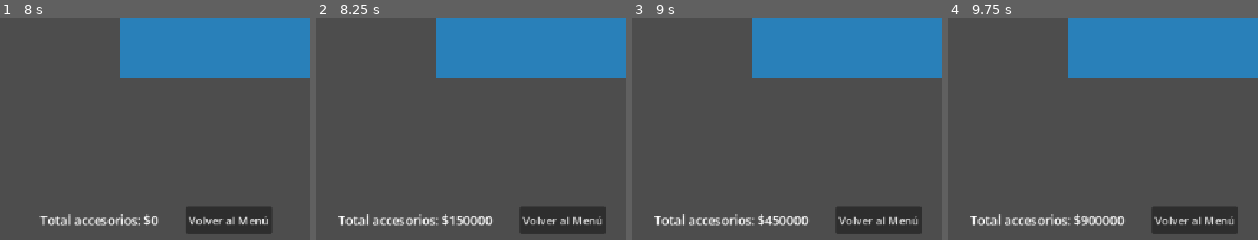
Above: before the commit, frames 1-4 (left to right).
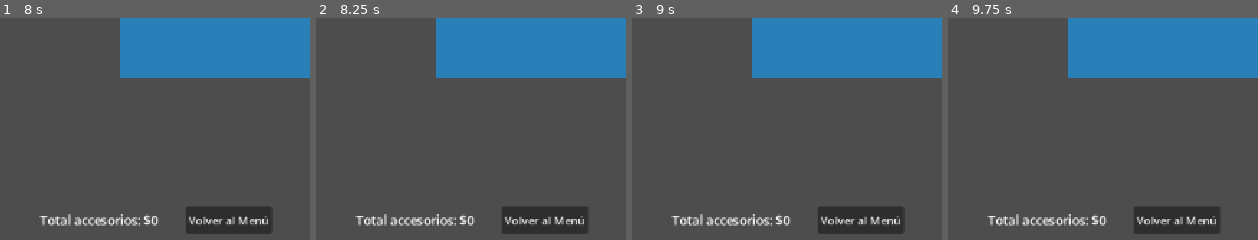
Above: after the commit, the same moments.

Repository: ChampuLuminoso/configurador-motos-godot
Game: Godot game, scene res://src/core/main_app.tscn
Two runs of this game, one before a commit and one after it. Both use one fixed random seed, a clock stepped at 60 frames per second and the inputs below.
Inputs:
- Up to frame 1 (8 s): click "Créditos" at 0.5 s; click "Volver al Menú" at 1.25 s; click "Créditos" at 2 s; click "Volver al Menú" at 2.75 s; click "Créditos" at 3.5 s; click "Volver al Menú" at 4.25 s; click "Configurar mi moto" at 5 s; click "Negro" at 5.75 s; click "Rojo" at 6.5 s; click "Azul" at 7.25 s
- Up to frame 2 (8.25 s): click "+ Parabrisas ($150.000)" at 8 s
- Up to frame 3 (9 s): click "+ Alforjas ($300.000)" at 8.75 s
- Up to frame 4 (9.75 s): click "+ Escape Deportivo ($450.000)" at 9.5 s
The pictures show only the part of the screen within x 39-89%, y 50-100%; the shares and areas given below are measured in that part.

Frame 1 is identical in both runs. In frame 2, 3.4% of the frame differs, in the area x 7-94%, y 85-98%; in frame 3, 3.4%; in frame 4, 3.4%.
Error after the commit: Invalid access to property or key 'parameter_changed' on a base object of type 'Node (event_bus.gd)'. (res://src/scenes/configurator/configurator_panel.gd:70)

Commit message:
feat: extend EventBus with color, accessory and total signals

Diff:
--- a/src/core/event_bus.gd
+++ b/src/core/event_bus.gd
@@ -1,13 +1,23 @@
 # res://src/core/event_bus.gd
-# ---------------------------------------------------------------------------
-# EVENT BUS (Autoload / Singleton) — Mismo patrón del Laboratorio 2.
-# Canal global para desacoplar la navegación y la comunicación entre
-# escenas. Ninguna escena conoce a otra directamente.
-# ---------------------------------------------------------------------------
+# Este es tu canal global de señales: aquí no pones lógica, solo declaras
+# qué eventos pueden pasar en tu app. Ninguna escena habla directo con
+# otra ni con GlobalManager, todas pasan por aquí.
 extends Node
 
-## Navegación entre pantallas (igual que en el Lab 2).
-signal navigation_requested(target_scene_path: String)
+# Pides navegar a otra escena. Marca discard_previous en true si es un
+# botón de "volver" (así MainApp sabe que debe quitar del historial en
+# vez de agregar).
+signal navigation_requested(target_scene: String, discard_previous: bool)
 
-## Cambios de configuración: color elegido, accesorio agregado/quitado, etc.
-signal parameter_changed(param_name: String, value: Variant)
+# Avisas que elegiste un color.
+signal color_selected(color_name: String)
+
+# GlobalManager te devuelve el color ya confirmado, para que actualices
+# lo que necesites mostrar.
+signal color_changed(color_name: String)
+
+# Avisas que activaste o desactivaste un accesorio.
+signal accessory_toggled(accessory_id: String, active: bool)
+
+# GlobalManager te devuelve el total ya recalculado.
+signal total_changed(new_total: int)
